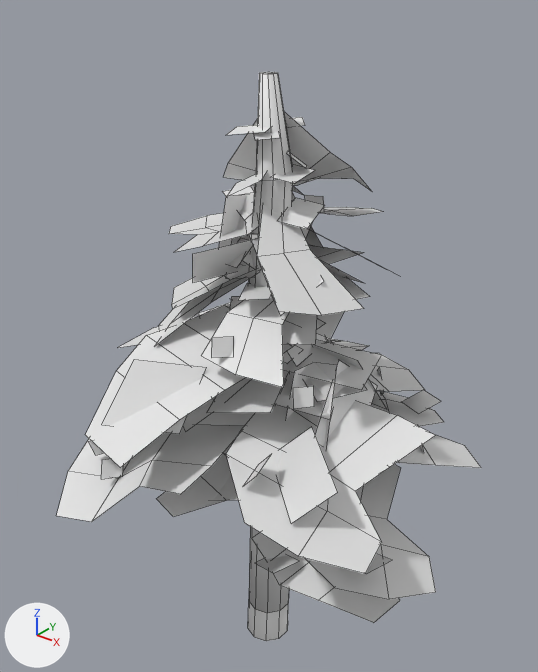
The FBX model Assets/Art/Models/tree_01.fbx, before and after one commit.
The view is the same before and after, from a camera (50 mm lens) standing at (5.08, -6.37, 8.79) and looking at (-0.21, 0.24, 4.69). Lighting does not change. The marker at lower left points along +X, +Y and +Z. Mesh edges are drawn as thin lines.

The scene before the commit, as lines of its bpy script (objects in view):
```python
me_cube_022 = bpy.data.meshes.new('Cube.022')
me_cube_022.from_pydata(...)  # 662 vertices, 235 faces; spans x -2.54..2.56, y -2.48..2.64, z 1.87..7.57
me_cube_022.materials.append(mat_brush_transparent_03)  # white #e7e7e7
me_cube_030 = bpy.data.meshes.new('Cube.030')
me_cube_030.from_pydata(...)  # 20 vertices, 11 faces; spans x -0.309..0.282, y -0.312..0.311, z 0.0..0.535
me_cube_030.materials.append(mat_brush_default)  # white #e7e7e7
me_cube_040 = bpy.data.meshes.new('Cube.040')
me_cube_040.from_pydata(...)  # 20 vertices, 12 faces; spans x -0.3..0.28, y -0.33..0.3, z -1.22..1.22
me_cube_040.materials.append(mat_brush_default)  # white #e7e7e7
ob_tree_leaves_01 = bpy.data.objects.new('tree_leaves_01', me_cube_022)
ob_tree_leaves_01.location = (-0.02, 0.0, 0.04)
ob_tree_log_01 = bpy.data.objects.new('tree_log_01', me_cube_040)
ob_tree_log_01.location = (-0.02, 0.04, 1.79)
ob_tree_stump_01 = bpy.data.objects.new('tree_stump_01', me_cube_030)
ob_tree_stump_01.location = (-0.02, 0.0, 0.04)
# also in view: 'tree_log_03' at (0.0, -0.01, 6.66)
```
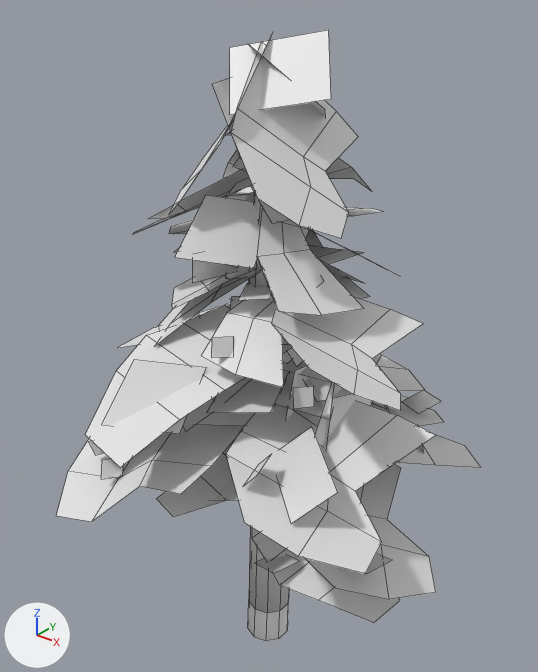
The change, as a diff of the scene's bpy script:
```diff
--- a/Assets/Art/Models/tree_01.fbx.py
+++ b/Assets/Art/Models/tree_01.fbx.py
@@ me_cube_022 @@
 me_cube_022.from_pydata(...)  # 662 vertices, 235 faces; spans x -2.54..2.56, y -2.48..2.64, z 1.87..7.57
 # used by ob_tree_leaves_01; location = (-0.02, 0.0, 0.04)
 # verts and faces of me_cube_022; kept vertices keep their numbers, new ones are numbered from 662
+# me_cube_022 part 1: the loose piece of 12 vertices spanning x -0.97..0.64, y -0.13..1.95, z 5.92..6.53 is copied, and the copy is multiplied about its middle by the matrix ((-0.528, -0.592, -0.609), (0.846, -0.428, -0.317), (-0.073, -0.683, 0.727)), then moved by (-0.14, -1.39, 1.09); it spans x -0.99..0.27, y -1.07..0.26, z 6.38..8.23
+# me_cube_022 part 2: the loose piece of 12 vertices spanning x -0.97..0.64, y -0.13..1.95, z 5.92..6.53 is copied, and the copy is multiplied about its middle by the matrix ((-0.34, 0.731, 0.591), (-0.94, -0.281, -0.193), (0.025, -0.622, 0.783)), then moved by (0.76, -1.06, 1.03); it spans x -0.04..1.2, y -1.03..0.66, z 6.37..8.14
+# me_cube_022 part 3: the loose piece of 12 vertices spanning x -1.84..0.24, y -0.69..0.98, z 5.76..6.23 is copied, and the copy is multiplied about its middle by the matrix ((0.922, -0.182, -0.343), (0.222, 0.972, 0.083), (0.318, -0.152, 0.936)), then moved by (-0.25, -0.32, 0.34); it spans x -1.94..-0.16, y -1.01..0.61, z 5.77..6.9
+# me_cube_022 part 4: the loose piece of 12 vertices spanning x 0.14..2.37, y -1.88..0.28, z 3.49..4.23 is copied, and the copy is multiplied about its middle by the matrix ((0.731, -0.243, 0.106), (0.221, 0.731, 0.151), (-0.147, -0.112, 0.756)), then moved by (0.0, 0.41, 1.41); it spans x 0.24..2.2, y -1.21..0.61, z 4.89..5.61
+# me_cube_022 part 5
+verts[662] = (0.74, -0.04, 7.54)  # pixel (324, 109)
+verts[663] = (0.35, 0.54, 7.3)
+verts[664] = (-0.06, -0.27, 8.13)  # pixel (247, 43)
+verts[665] = (-0.44, 0.32, 7.92)
+verts[666] = (0.85, -0.09, 7.65)  # pixel (331, 99)
+verts[667] = (0.56, 0.25, 8.25)  # pixel (328, 30)
+verts[668] = (-0.05, -0.57, 7.47)  # pixel (229, 114)
+verts[669] = (-0.34, -0.22, 8.07)  # pixel (229, 47)
+verts[670] = (0.04, 0.59, 7.05)
+verts[671] = (-0.5, 0.13, 6.81)
+verts[672] = (0.08, 0.09, 7.95)
+verts[673] = (-0.46, -0.37, 7.72)  # pixel (212, 84)
+verts[674] = (0.03, -0.63, 6.98)  # pixel (232, 166)
+verts[675] = (0.35, -0.52, 6.89)
+verts[676] = (-0.07, -0.19, 7.17)
+verts[677] = (0.26, -0.08, 7.08)
+verts[678] = (0.11, -0.33, 6.57)  # pixel (258, 200)
+verts[679] = (0.38, -0.42, 6.38)  # pixel (272, 223)
+verts[680] = (0.32, 0.0, 6.62)
+verts[681] = (0.59, -0.09, 6.43)
+verts[682] = (-0.41, -1.1, 6.02)  # pixel (174, 257)
+verts[683] = (0.24, -0.56, 5.89)  # pixel (253, 268)
+verts[684] = (-0.47, -0.52, 6.57)  # pixel (206, 194)
+verts[685] = (0.12, 0.02, 6.44)
+faces += [(662, 663, 665, 664), (666, 667, 669, 668), (670, 671, 673, 672), (674, 675, 677, 676), (678, 679, 681, 680), (682, 683, 685, 684)]
 me_cube_022.materials.append(mat_brush_transparent_03)
```

Pixel boxes (x1, y1, x2, y2) of what changed, in the pictures (538 x 672 px):
'tree_leaves_01', reshaped (16% taller): before (56, 112, 481, 623); after (56, 30, 481, 623)
part 1 of me_cube_022, added: after (170, 36, 271, 212)
part 2 of me_cube_022, added: after (231, 41, 358, 238)
part 3 of me_cube_022, added: after (133, 169, 249, 234)
part 4 of me_cube_022, added: after (272, 296, 423, 411)
part 5 of me_cube_022, added: after (175, 30, 331, 268)
'tree_log_03', unchanged, covered by the edit: before (249, 72, 293, 287); after (249, 193, 269, 287)
